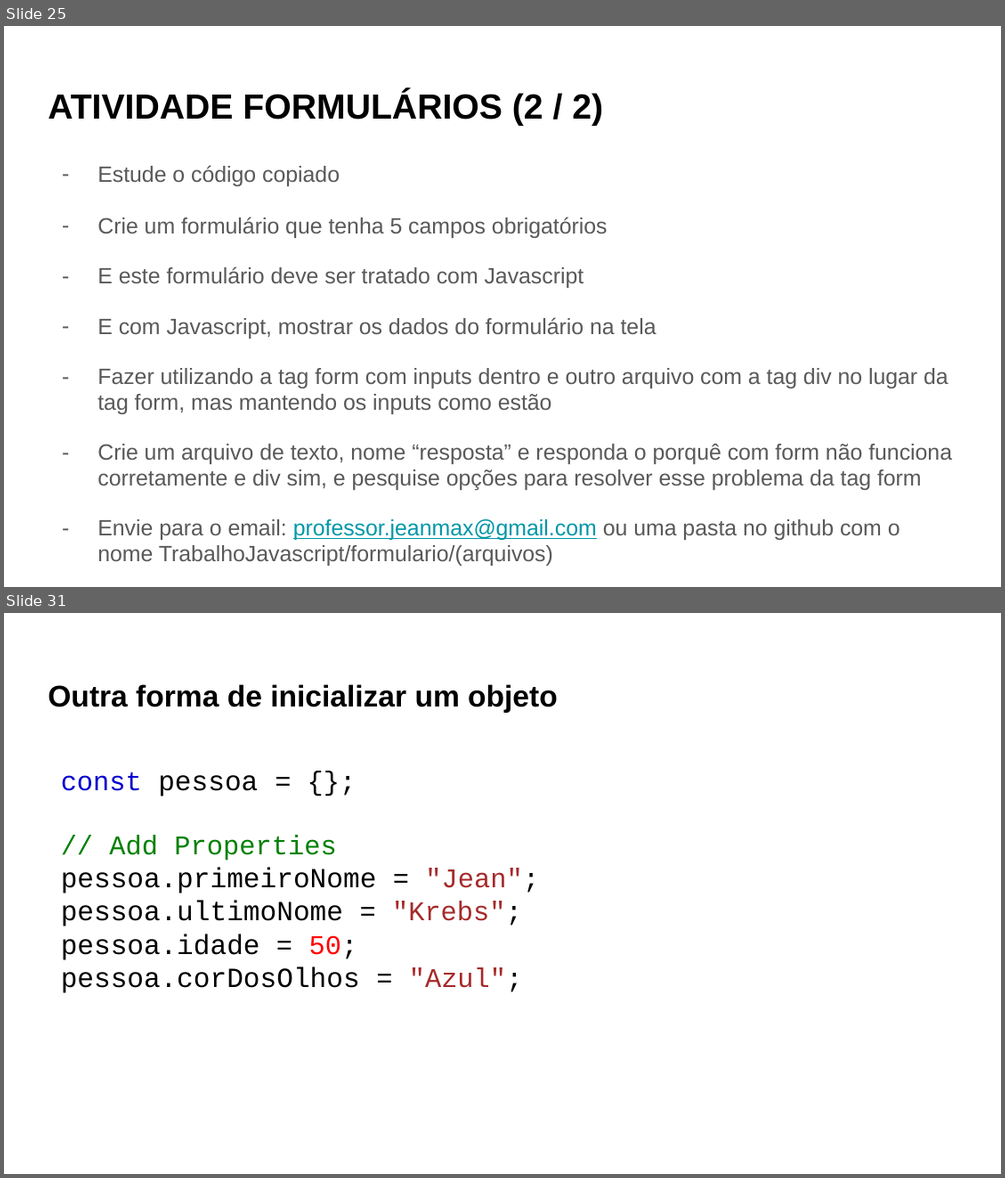
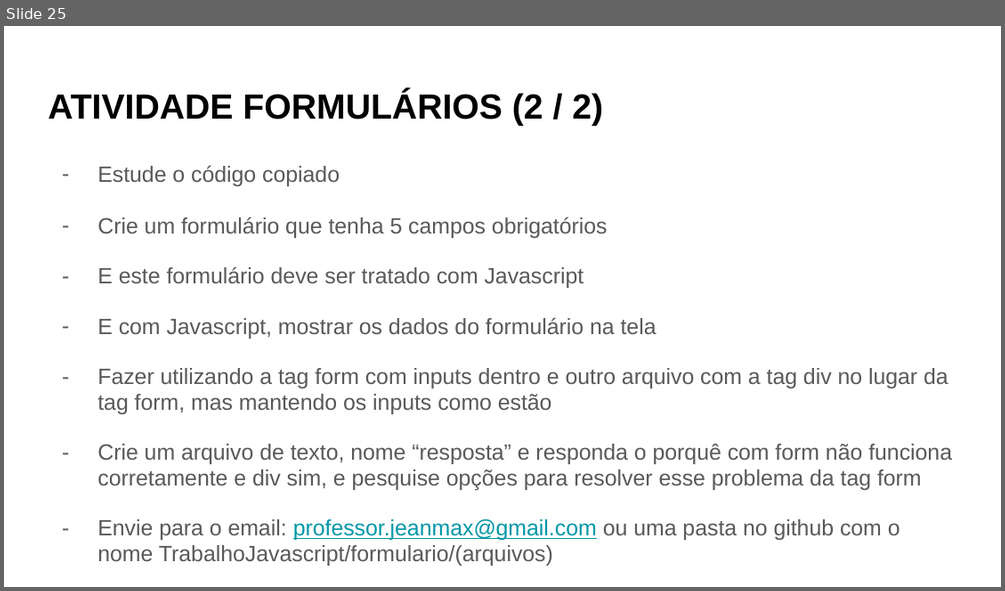
Before and after one commit to ProfessorJeanMax/Senac-Turma-5933, a slide deck: Slides/Javascript/Javascript.pptx. Shown one above the other, each under a label of ours: slides 25 and 31 before the commit, slide 25 after it; the slides between them are not shown. The pictures are 1005x1178 and 1005x591 pixels, drawn with LibreOffice and Linux fonts; fonts in the diff are those of the drawing. Boxes give left, top, right and bottom in pixels: in the first picture for what was removed or moved away, otherwise in the second. Text is boxed around its words. In the diff, an @@ line names an element or a change of style, - is before the commit and + after.

```diff
--- a/Slides/Javascript/Javascript.pptx
+++ b/Slides/Javascript/Javascript.pptx
@@ slide 31 removed at [4, 613, 1001, 1174], background #FFFFFF @@
@@ title removed at [48, 684, 558, 712] @@
-Outra forma de inicializar um objeto
@@ text removed at [61, 771, 539, 993] @@
-const pessoa = {};
-// Add Properties
-pessoa.primeiroNome = "Jean";
-pessoa.ultimoNome = "Krebs";
-pessoa.idade = 50;
-pessoa.corDosOlhos = "Azul";
```
Also in this commit, not shown: 6 other slides removed, 2 other files.
